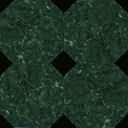
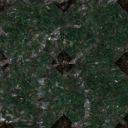
Layer changes from the first 128px x 128px image to the second:
added group "x" with 2 layers above "y" over [0, 0, 128, 128]
added layer "grunge" (40%) in group "x" over [0, 0, 128, 128]
added layer "grime" in group "x" over [0, 0, 128, 128]
added group "y" with 6 layers above "Layer 4" over [0, 0, 128, 128]
added group "Group 1" with 2 layers in group "y" over [0, 0, 128, 128]
added layer "Layer 6" in group "Group 1" over [0, 0, 128, 128]
added group "Group 2" with 2 layers in group "y" over [0, 0, 128, 128]
added layer "Layer 5" in group "Group 2" over [0, 0, 128, 128]
